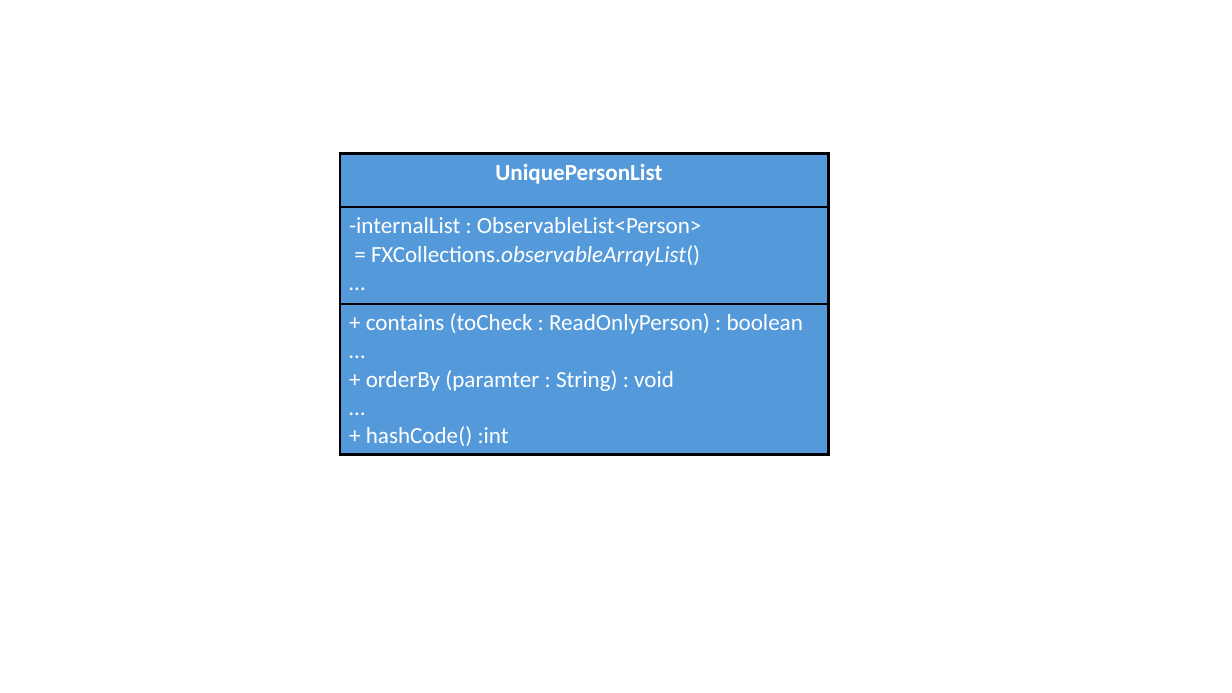
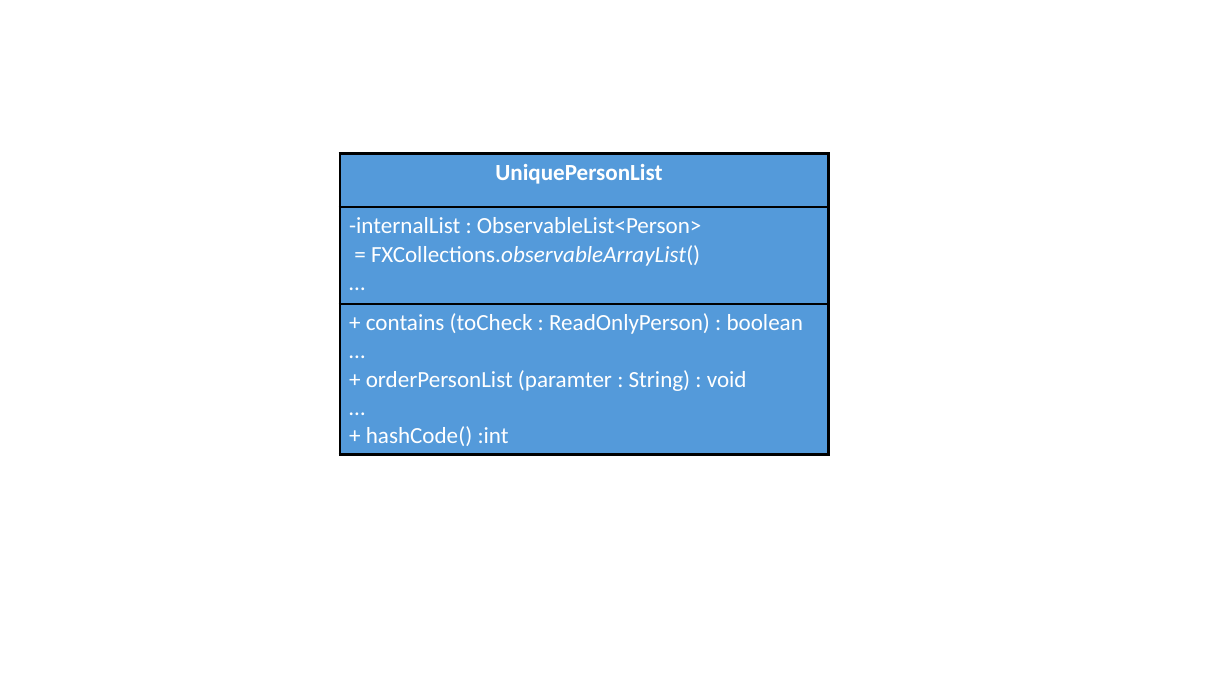
Before and after one commit to tingtx/addressbook-level4, a slide deck: slide 1 of docs/diagrams/UniquePersonList UML Class Diagram.pptx. Drawn at 1232x693 pixels with LibreOffice and Linux fonts; fonts in the diff are those of the drawing. Boxes give left, top, right and bottom in pixels: in the first picture for what was removed or moved away, otherwise in the second. Text is boxed around its words. In the diff, an @@ line names an element or a change of style, - is before the commit and + after.

```diff
--- a/docs/diagrams/UniquePersonList UML Class Diagram.pptx
+++ b/docs/diagrams/UniquePersonList UML Class Diagram.pptx
@@ table at <box>340,153,829,452</box> @@
-row 3, column 1: + contains (toCheck : ReadOnlyPerson) : boolean / … / + orderBy (paramter : String) : void / … / + hashCode() :int
+row 3, column 1: + contains (toCheck : ReadOnlyPerson) : boolean / … / + orderPersonList (paramter : String) : void / … / + hashCode() :int
```
Also in this commit, not shown: 4 other files.
